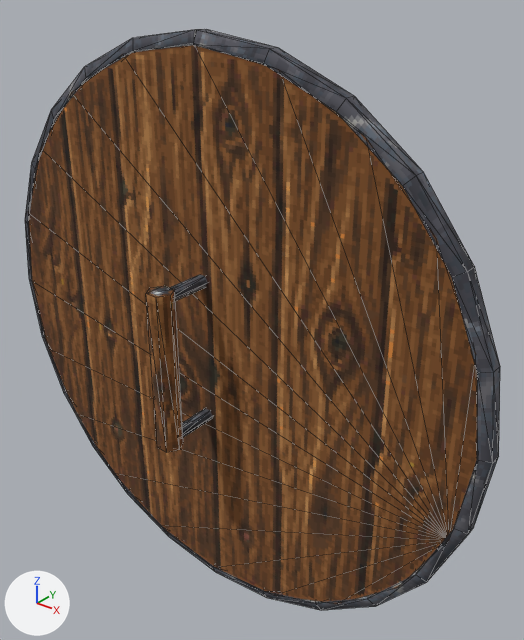
The glTF model templates/models/items/shield_round/ironbound/ironbound.glb: old version first, new version second.
Before and after are seen from a 50 mm lens placed at (0.402, -0.37, 0.311), pointed at (0.029, 0.095, 0.022). The axes (+X, +Y, +Z) are drawn at lower left. The lights are the same throughout. The first picture is the older version. Mesh edges are drawn as thin lines. Vertices at exactly the same position are counted once.

Names of what the first picture shows: 'ironbound'.
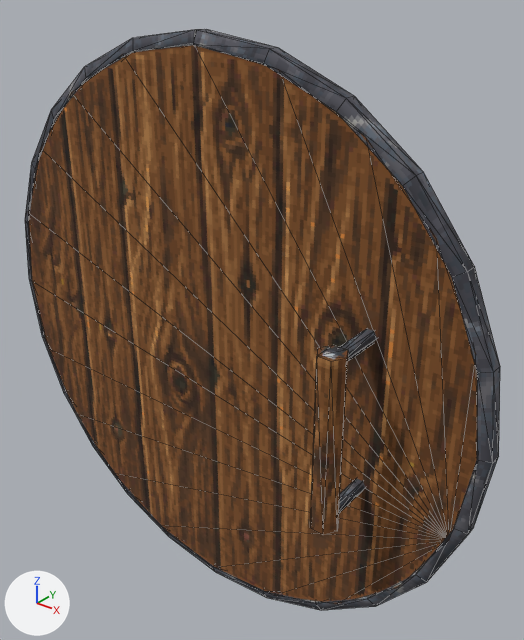
The newer file is also turned or shifted as a whole; pictures and numbers use the older file's frame.

What differs and where, as boxes [x1, y1, x2, y2] in the pictures (524 x 640 px; the box of a moved part takes in the faces that stretch with it):
part 1 of me_ironbound, moved or reshaped: before [146, 286, 183, 452]; after [310, 345, 348, 535]
part 2 of me_ironbound, moved or reshaped: before [170, 275, 208, 301]; after [340, 329, 377, 361]
part 3 of me_ironbound, moved or reshaped: before [182, 408, 212, 437]; after [339, 478, 366, 513]

What the commit changed:
me_ironbound has 321 vertices, 592 faces and spans x -0.269..0.269, y -0.01..0.126, z -0.269..0.269.
me_ironbound is used by ob_ironbound; location (0.0, 0.0, 0.0).
me_ironbound part 1: the loose piece of 12 vertices spanning x -0.012..0.012, y -0.01..0.01, z -0.075..0.075 is moved by (0.167, 0.0, 0.0).
me_ironbound part 2: the loose piece of 12 vertices spanning x -0.006..0.006, y 0.0..0.052, z 0.063..0.073 is moved by (0.167, 0.0, 0.0).
me_ironbound part 3: the loose piece of 12 vertices spanning x -0.006..0.006, y 0.0..0.052, z -0.073..-0.063 is moved by (0.167, 0.0, 0.0).
